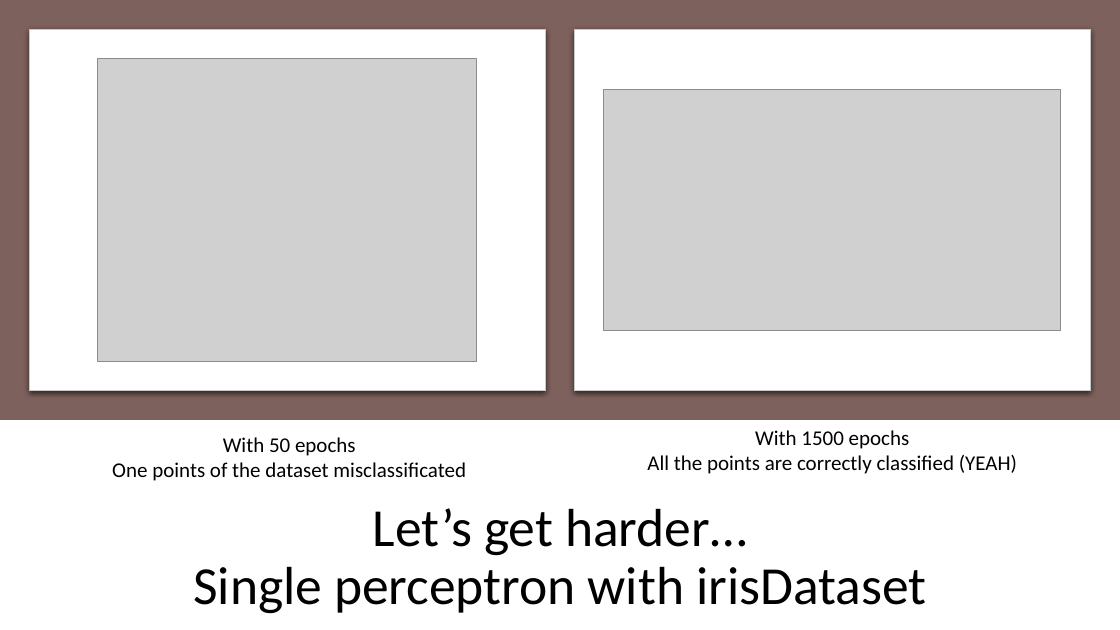
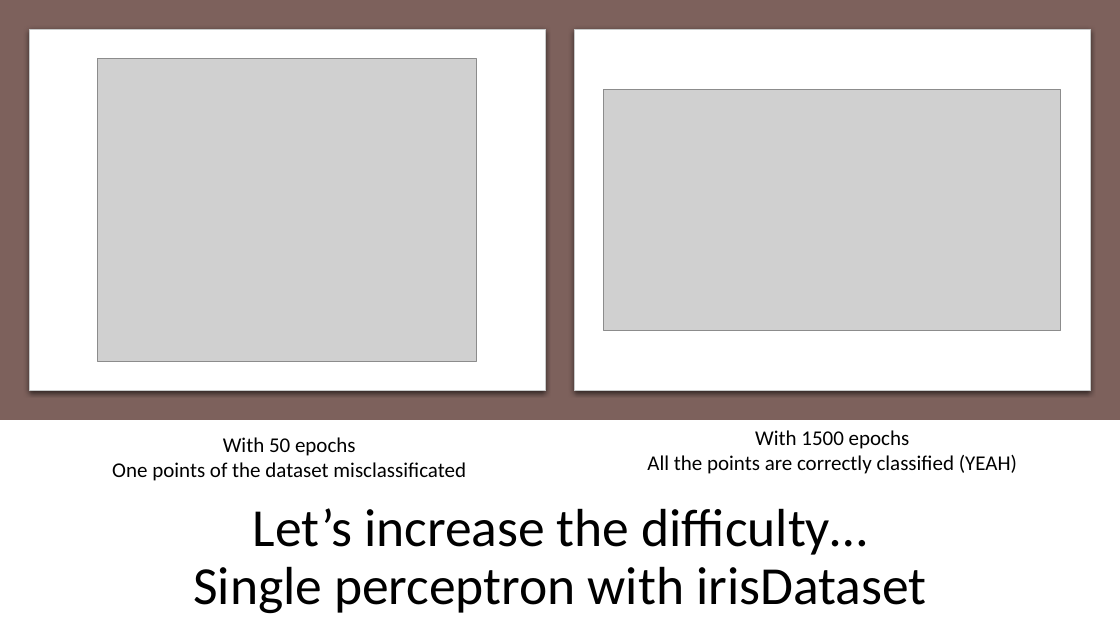
Before and after one commit to mpiffari/ReinforcementLearning2019, a slide deck: slide 26 of Presentation/SDU_SummerSchool_Presentation.pptx (slide 27 before the commit). Drawn at 1120x630 pixels with LibreOffice and Linux fonts; fonts in the diff are those of the drawing; grey boxes stand for pictures. Boxes give left, top, right and bottom in pixels: in the first picture for what was removed or moved away, otherwise in the second. Text is boxed around its words. In the diff, an @@ line names an element or a change of style, - is before the commit and + after.

```diff
--- a/Presentation/SDU_SummerSchool_Presentation.pptx
+++ b/Presentation/SDU_SummerSchool_Presentation.pptx
@@ title at [193, 508, 926, 614]: text changed @@
-Let’s get harder…
-Single perceptron with irisDataset
+Let’s increase the difficulty…
+Single perceptron with irisDataset
```
Also in this commit, not shown: 12 other slides changed, 8 slides added, 5 slides removed, 4 other files.
